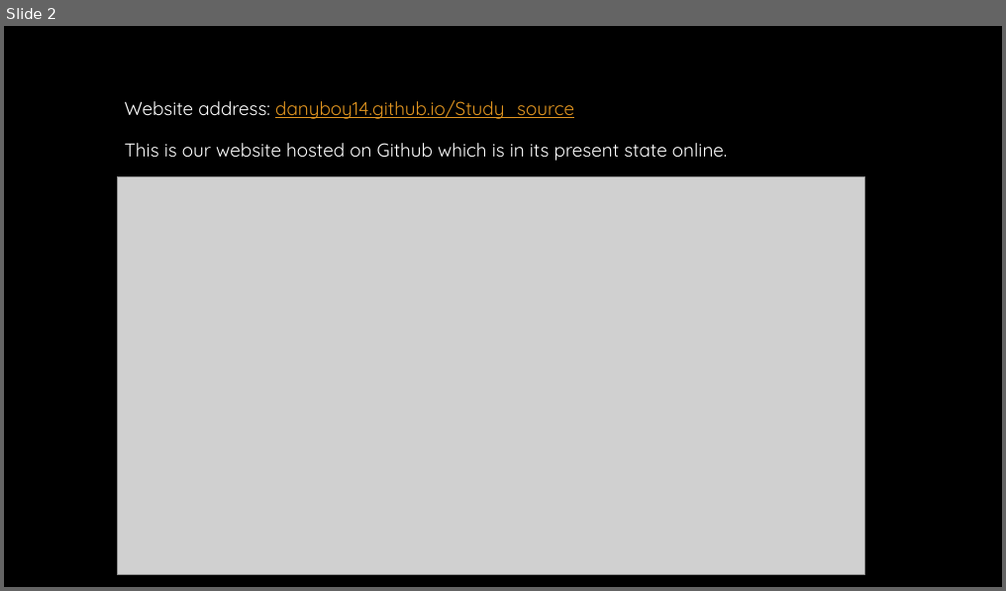
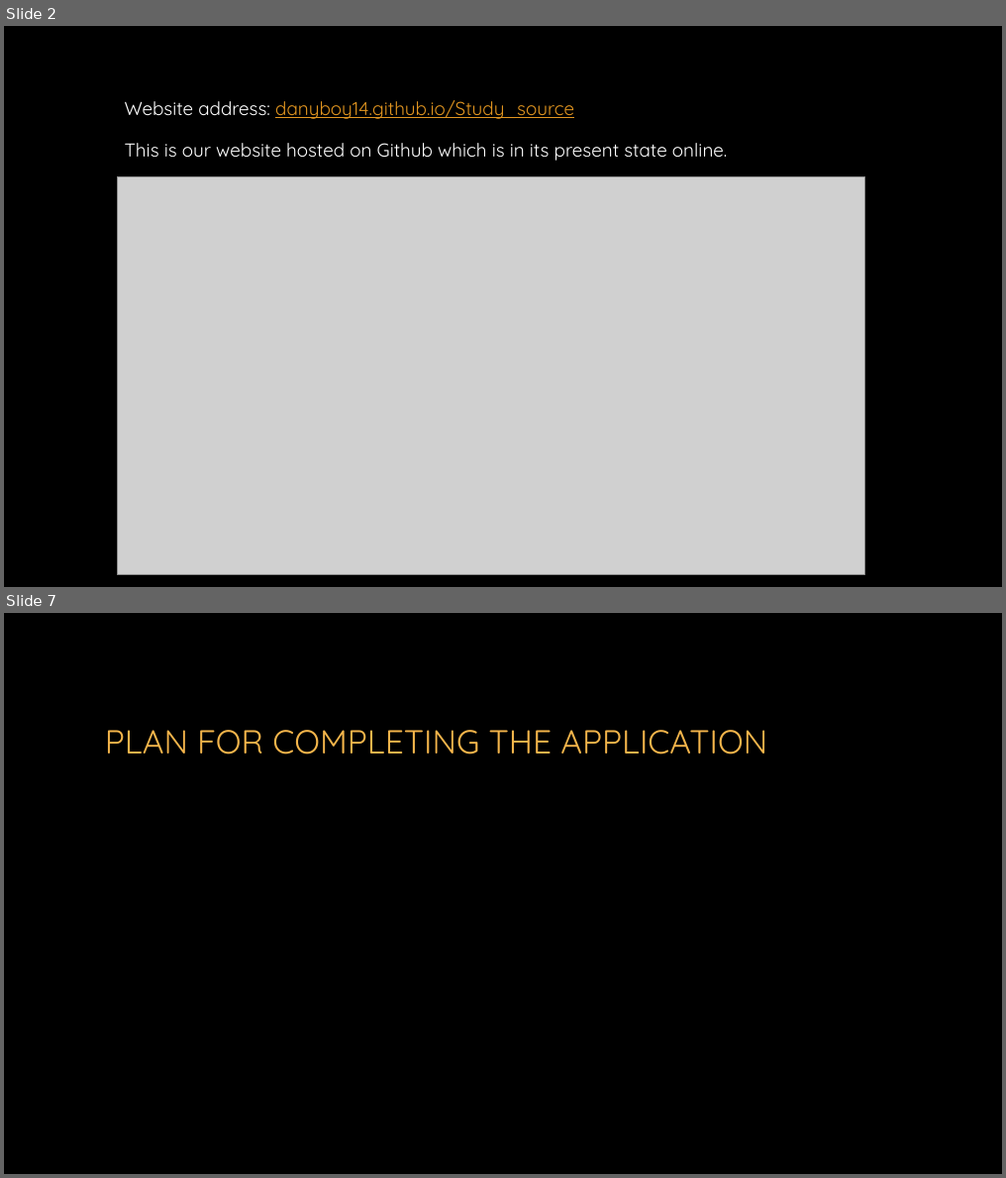
Before and after one commit to Danyboy14/Study_source, a slide deck: Study Source presentation.pptx. Shown one above the other, each under a label of ours: slide 2 before the commit, slides 2 and 7 after it; the slides between them are not shown. The pictures are 1006x591 and 1006x1178 pixels, drawn with LibreOffice and Linux fonts; fonts in the diff are those of the drawing; grey boxes stand for pictures; background and template pictures are left out. Boxes give left, top, right and bottom in pixels: in the first picture for what was removed or moved away, otherwise in the second. Text is boxed around its words. In the diff, an @@ line names an element or a change of style, - is before the commit and + after.

```diff
--- a/Study Source presentation.pptx
+++ b/Study Source presentation.pptx
@@ slide 7 added at [4,613,1002,1174], background picture (left out) @@
@@ title added at [105,730,767,755], 32 pt, text #F4B54B @@
+PLAN FOR COMPLETING THE APPLICATION
```
Also in this commit, not shown: 4 other slides added, 1 slide removed.
